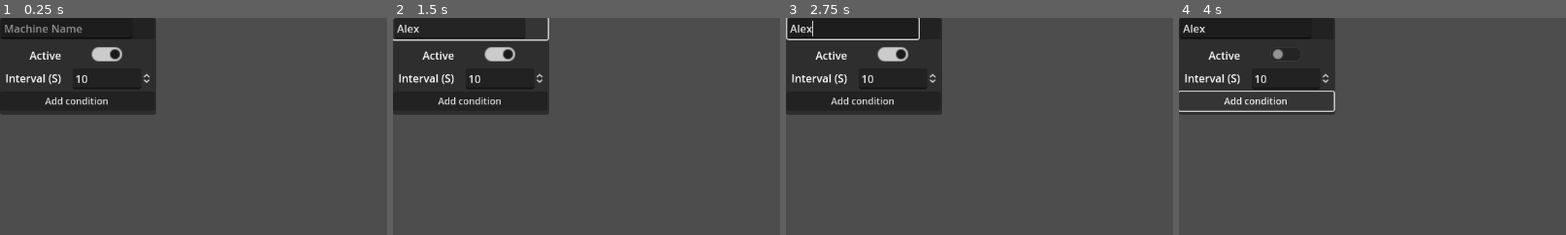
Above: before the commit, frames 1-4 (left to right).
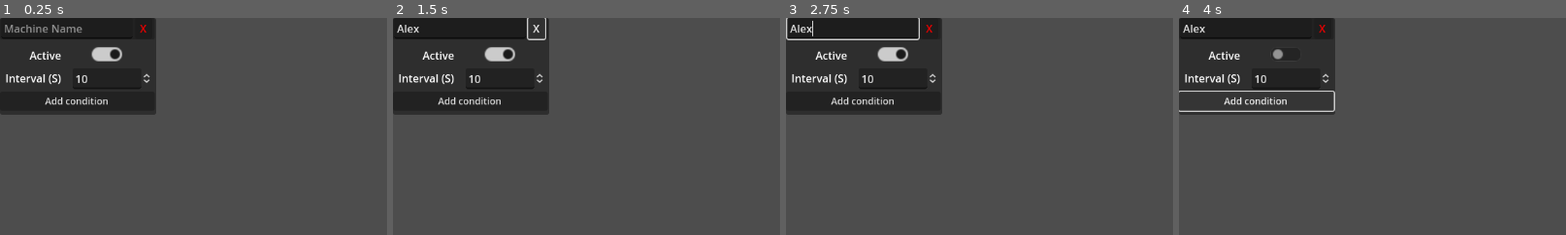
Above: after the commit, the same moments.

Repository: Carth501/The-Big-Grid
Game: Godot game, scene res://scenes/display/ActionMachineEditor.tscn
Same seed, same stepped clock (60 frames per second), same inputs: the game is played once before the commit and once after it. This scene is started directly instead of the project's main scene.
Inputs (mouse positions are % of the whole screen's width and height, from its top left):
- Up to frame 1 (0.25 s): no input
- Up to frame 2 (1.5 s): click (9, 2) at 0.52 s; type "Alex" at 0.6 s; click (19, 2) at 1.25 s, where only the run after the commit has a clickable "X"
- Up to frame 3 (2.75 s): click (10, 2) at 2 s
- Up to frame 4 (4 s): click (14, 8) at 2.75 s; click "Add condition" at 3.5 s
The pictures show only the part of the screen within x 0-50%, y 0-50%; the shares and areas given below are measured in that part.

The runs differ from the first frame. In frame 1, less than 0.1% of the frame differs, in the area x 36-38%, y 3-7%; in frame 2, 0.5%, in the area x 0-41%, y 0-11%; in frame 3, less than 0.1%; in frame 4, less than 0.1%.
Error in both runs: Cannot call method 'set_name' on a null value. (res://scripts/display/ActionMachineEditor.gd:30)

Commit message:
Machine Recycling Experiment

Diff:
--- a/scenes/display/ActionMachineEditor.tscn
+++ b/scenes/display/ActionMachineEditor.tscn
@@ -42,8 +42,8 @@
 layout_mode = 1
 offset_left = 201.0
 offset_top = 6.0
-offset_right = -24.0
-offset_bottom = -25.0
+offset_right = -8.0
+offset_bottom = -6.0
 
 [node name="LineEdit" type="LineEdit" parent="Panel/VFlowContainer/Header"]
 layout_mode = 0
@@ -51,6 +51,14 @@
 offset_right = 197.0
 offset_bottom = 31.0
 placeholder_text = "Machine Name"
+
+[node name="RefundMachine" type="Button" parent="Panel/VFlowContainer/Header"]
+layout_mode = 0
+offset_left = 201.0
+offset_right = 226.0
+offset_bottom = 31.0
+theme_override_colors/font_color = Color(0.941176, 0, 0, 1)
+text = "X"
 
 [node name="ActiveSwitch" type="Control" parent="Panel/VFlowContainer"]
 custom_minimum_size = Vector2(0, 35)
@@ -105,6 +113,7 @@
 theme_override_constants/separation = 45
 
 [connection signal="text_changed" from="Panel/VFlowContainer/Header/LineEdit" to="." method="set_machine_name"]
+[connection signal="pressed" from="Panel/VFlowContainer/Header/RefundMachine" to="." method="refund_machine"]
 [connection signal="toggled" from="Panel/VFlowContainer/ActiveSwitch/CheckButton" to="." method="set_running"]
 [connection signal="value_changed" from="Panel/VFlowContainer/IntervalControl/OperationRateField" to="." method="set_interval"]
 [connection signal="pressed" from="Panel/VFlowContainer/AddConditionButton" to="." method="request_additional_condition"]
--- a/scripts/display/ActionMachineEditor.gd
+++ b/scripts/display/ActionMachineEditor.gd
@@ -46,3 +46,6 @@
 	var condition_count = condition_list_container.get_child_count() - 1
 	var vertical_length = 144 + condition_count * 49
 	custom_minimum_size.y = vertical_length
+
+func refund_machine() -> void:
+	machine.refund()
--- a/scripts/logic/Machine.gd
+++ b/scripts/logic/Machine.gd
@@ -1,6 +1,7 @@
 class_name Machine extends Node
 
 signal new_conditional(Conditional_Value)
+signal refund_machine(Machine)
 
 var action : Action
 var timer : Timer
@@ -76,3 +77,6 @@
 		conditionals.append(conditional_instance)
 		new_conditional.emit(conditional_instance)
 		conditional_instance.delete_this.connect(remove_conditional)
+
+func refund():
+	refund_machine.emit(self)
